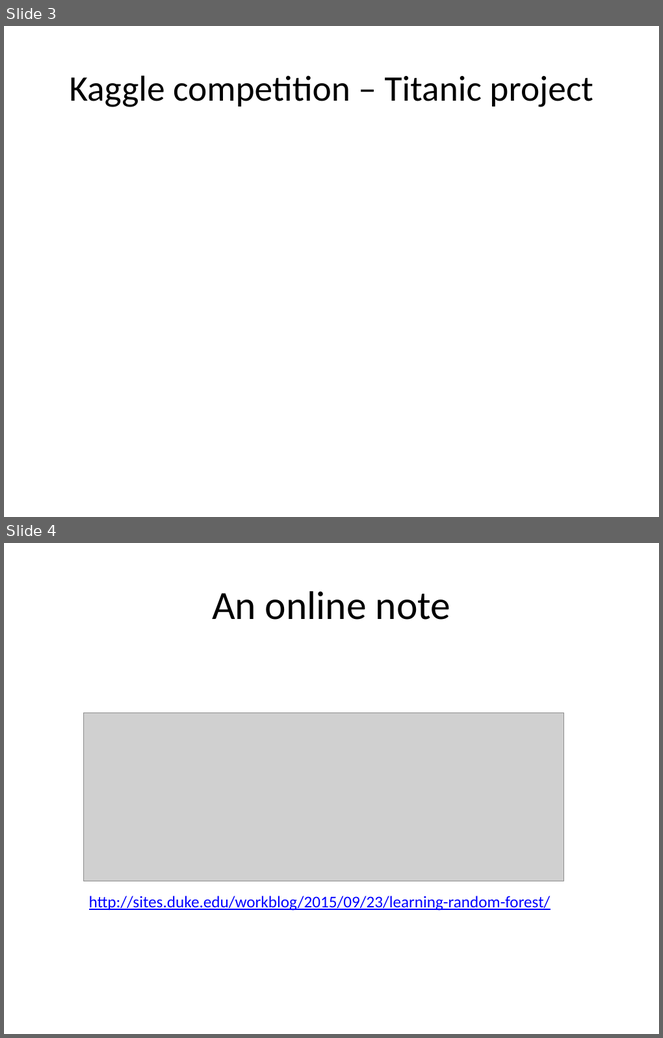
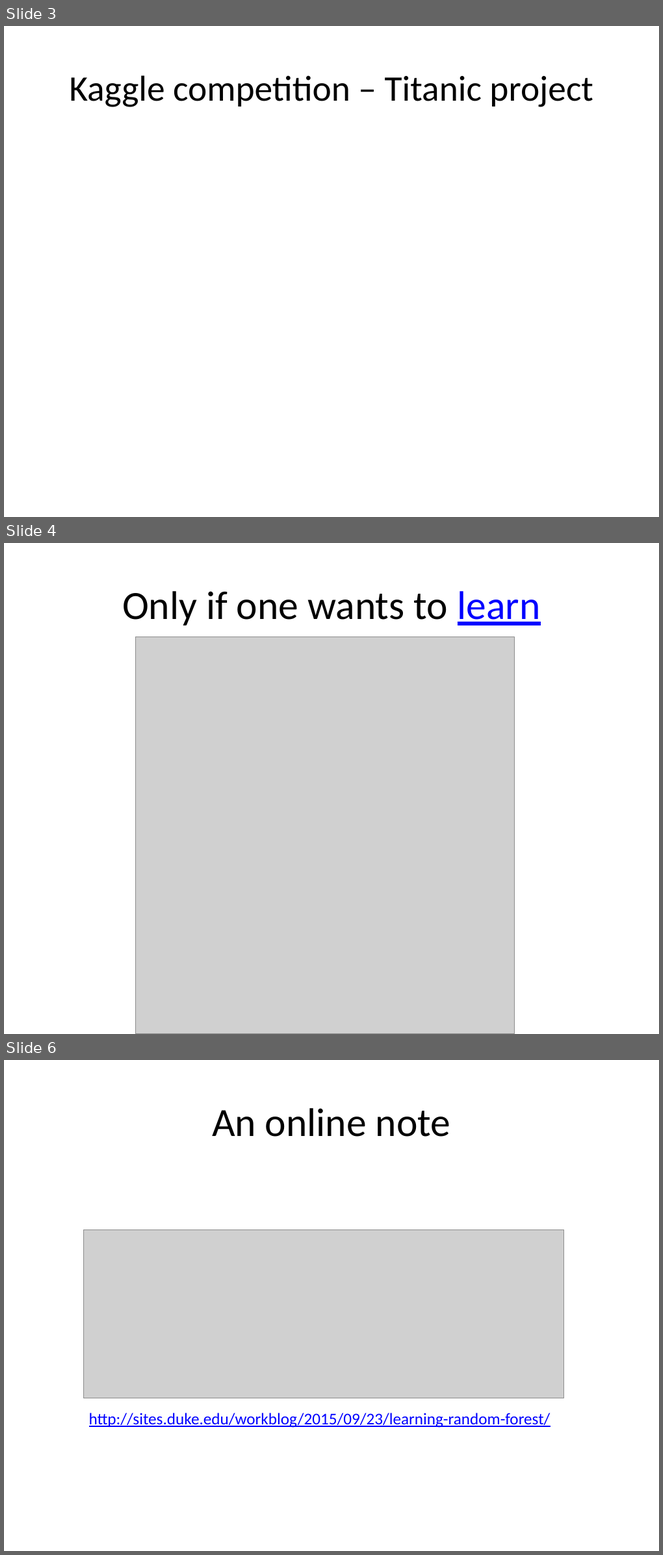
Before and after one commit to 2waybene/myKaggle, a slide deck: Titanic/reference/lesson_1.pptx. Shown one above the other, each under a label of ours: slides 3 and 4 before the commit, slides 3, 4 and 6 after it; the slides between them are not shown. The pictures are 663x1038 and 663x1555 pixels, drawn with LibreOffice and Linux fonts; fonts in the diff are those of the drawing; grey boxes stand for pictures. Boxes give left, top, right and bottom in pixels: in the first picture for what was removed or moved away, otherwise in the second. Text is boxed around its words. In the diff, an @@ line names an element or a change of style, - is before the commit and + after.

```diff
--- a/Titanic/reference/lesson_1.pptx
+++ b/Titanic/reference/lesson_1.pptx
@@ slide 4 added at [4, 543, 659, 1034], background #FFFFFF @@
@@ title added at [122, 591, 541, 626], 44 pt, text #000000 @@
+Only if one wants to learn
@@ picture added at [136, 637, 514, 1034] @@
@@ what was slide 4 is now slide 6 @@
```
Also in this commit, not shown: 1 other slide added, 1 other file.
